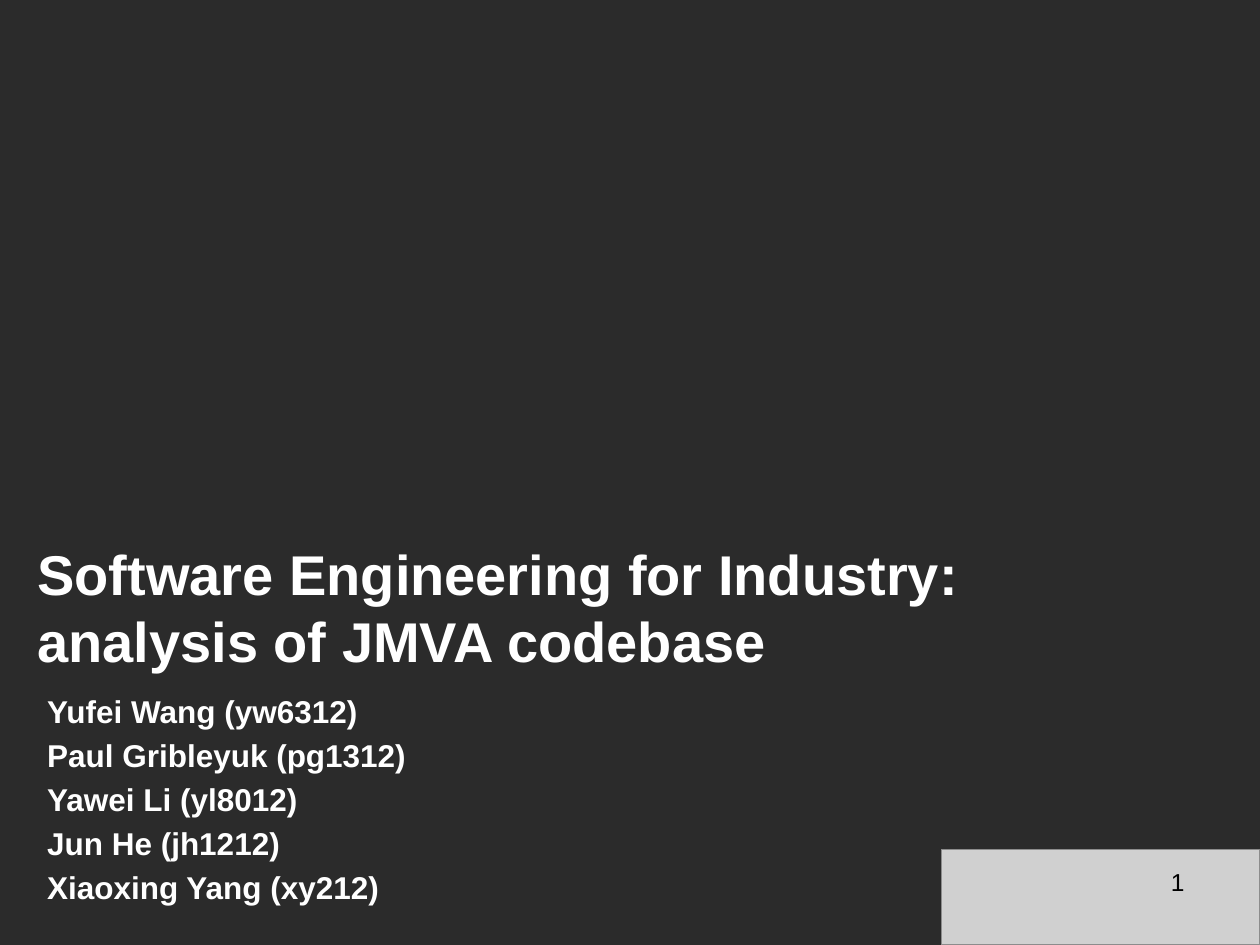
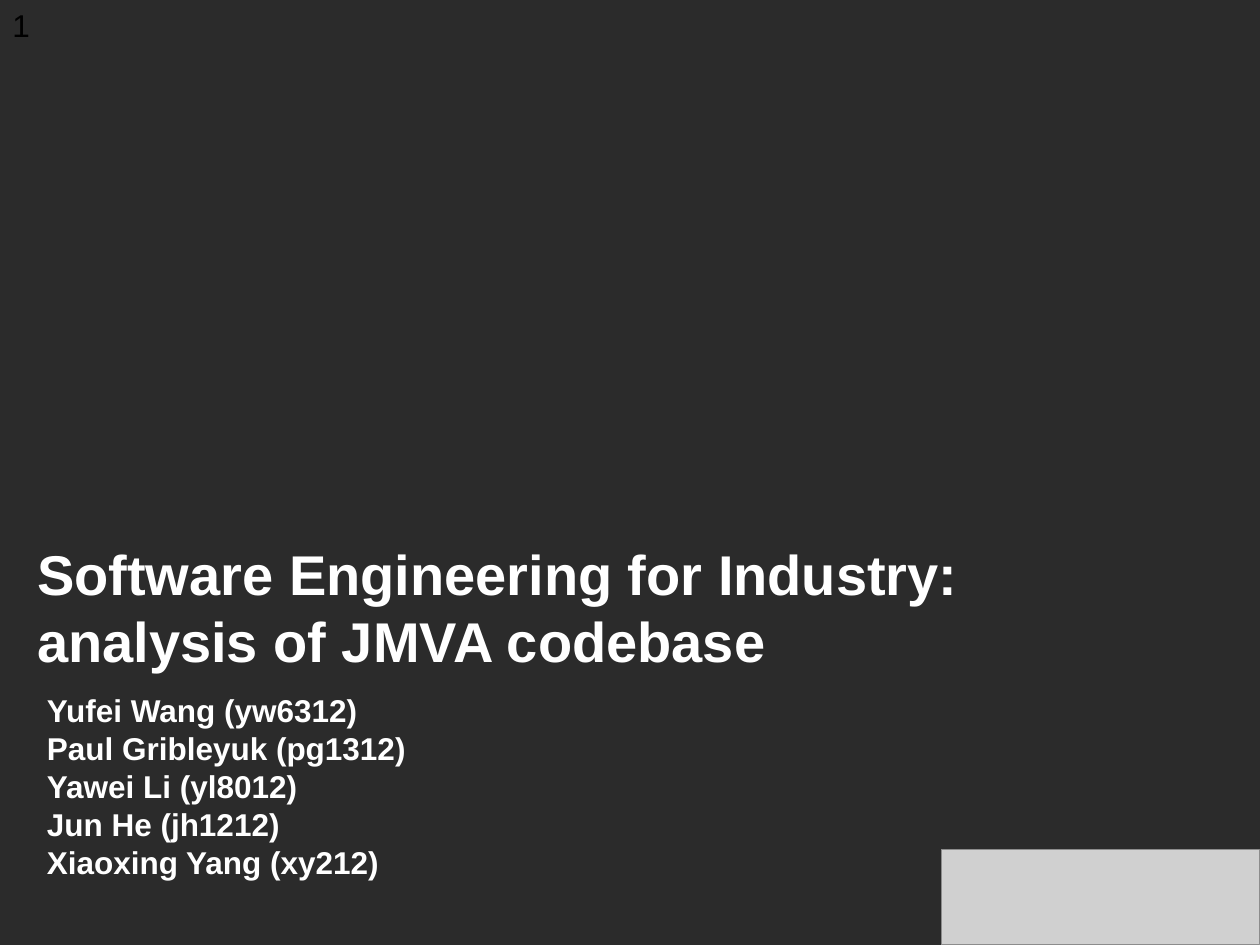
Before and after one commit to pavelgrib/SE_CW1, a slide deck: slide 1 of jmva_presentation.pptx. Drawn at 1260x945 pixels with LibreOffice and Linux fonts; fonts in the diff are those of the drawing; grey boxes stand for pictures; background and template pictures are left out; a plain dark background stands for a picture behind light text. Boxes give left, top, right and bottom in pixels: in the first picture for what was removed or moved away, otherwise in the second. Text is boxed around its words. In the diff, an @@ line names an element or a change of style, - is before the commit and + after.

```diff
--- a/jmva_presentation.pptx
+++ b/jmva_presentation.pptx
@@ page number: place and size @@
-page number at (1171,874,1185,891)
+page number at (12,16,30,37)
@@ page number at (12,16,30,37): size 14 to 18 pt; alignment right to left @@
@@ text "Yufei Wang (yw6312)" at (47,699,405,880): less space between paragraphs @@
```
Also in this commit, not shown: 8 other slides changed.
